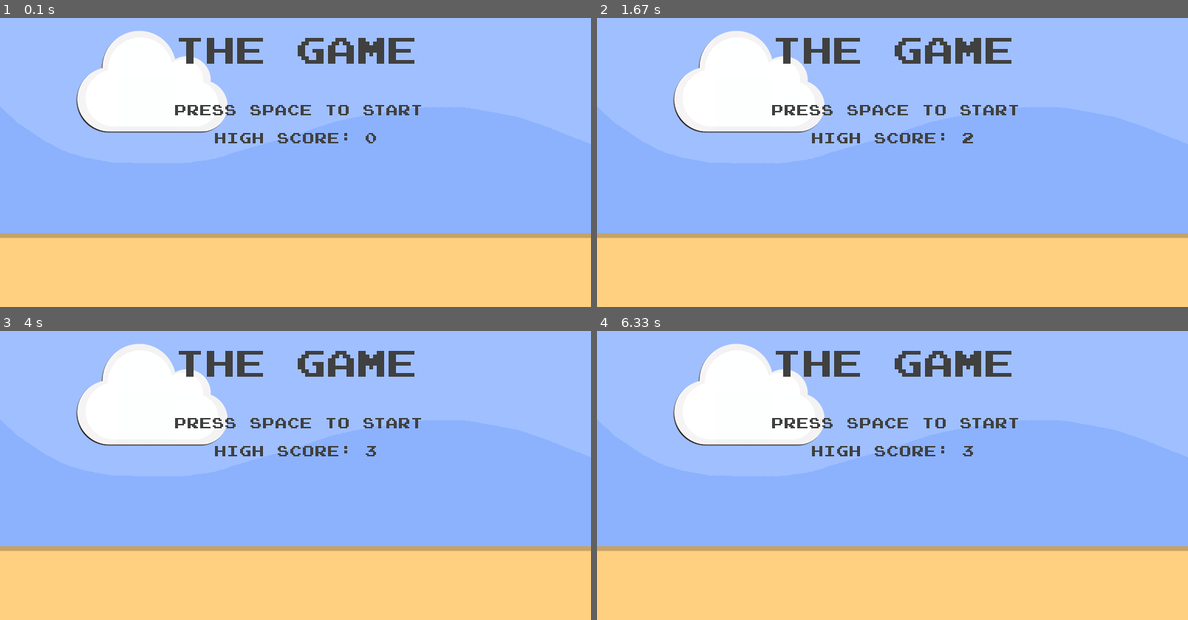
Above: before the commit, frames 1-4 (two rows, left to right).
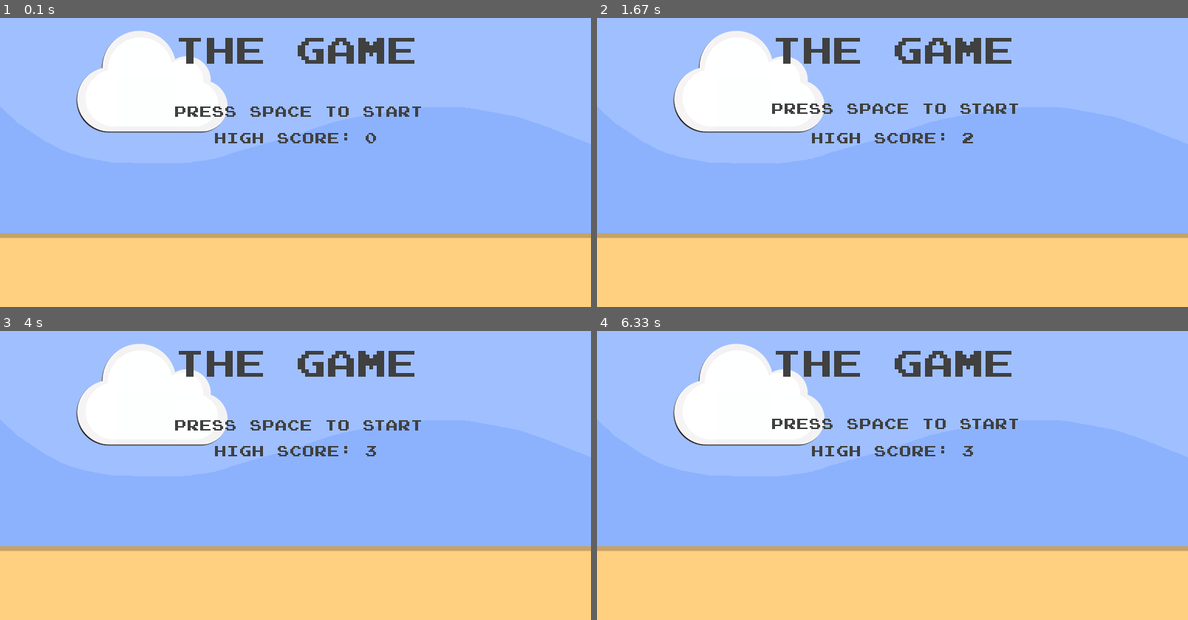
Above: after the commit, the same moments.

Repository: LiamBonato/First-PyGame
Game: pygame game, started from main.py
Same seed, same stepped clock (60 frames per second), same inputs: the game is played once before the commit and once after it.
Inputs:
- Up to frame 1 (0.1 s): no input
- Up to frame 2 (1.67 s): tap Space at 0.33 s; hold Right 0.67-1.13 s; hold Right 1.17-1.63 s
- Up to frame 3 (4 s): tap Space at 2.23 s; hold Down 2.57-2.87 s; hold Left 2.9-3.3 s; hold Right 3.33-3.97 s
- Up to frame 4 (6.33 s): hold Down 4-4.37 s; tap Space at 4.4 s; hold Left 4.73-5.2 s; hold Right 5.23-5.7 s; hold Right 5.73-6.2 s; hold Left from 6.23 s (still down)

The runs differ from the first frame. In frame 1, 0.5% of the frame differs, in the area x 29-72%, y 30-35%; in frame 2, 0.5%; in frame 3, 0.6%; in frame 4, 0.3%.

Commit message:
Added sounds, and banana power up

Diff:
--- a/main.py
+++ b/main.py
@@ -1,6 +1,7 @@
 import pygame
 import sys
 import random
+import math
 
 pygame.init()
 screen = pygame.display.set_mode((800,400))
@@ -12,18 +13,24 @@
 high_score = 0
 bonus_score = 0
 
+def player_image(invince_active):
+    global player_surf
+
+    if invince_active:
+        player_surf = player_invince
+    else:
+        player_surf = player
+
 # Surfaces
 background_surf = pygame.image.load('images/Background1.png').convert()
 
 ground_height = 300
 ground_surf = pygame.image.load('images/ground.png').convert()
 
-## Power Ups
-coin_surf = pygame.image.load('images/coin.png').convert_alpha()
-coin_rect = coin_surf.get_rect(midbottom = (400, 200))
-
 ## PLAYER
-player_surf = pygame.image.load('images/StickMan.png').convert_alpha()
+player_invince = pygame.image.load('images/StickMan_invince.png').convert_alpha()
+player = pygame.image.load('images/StickMan.png').convert_alpha()
+player_surf = player
 player_rect = player_surf.get_rect(midbottom = (100,300))
 
 # ENEMIES
@@ -55,7 +62,20 @@
 start_surf = game_font.render('Press Space to Start',False,(64,64,64))
 start_rect = title_surf.get_rect(center = (400,150))
 
-
+# Power ups
+# Banana = invincibility for 1 hit
+banana_active = False
+invince_active = False
+banana_surf = pygame.image.load('images/banana.png').convert_alpha()
+banana_rect = banana_surf.get_rect(midbottom = (0, 0))
+# Coin = +3 points
+coin_surf = pygame.image.load('images/coin.png').convert_alpha()
+coin_rect = coin_surf.get_rect(midbottom = (400, 200))
+
+# Sounds
+level_up = pygame.mixer.Sound('sounds/level_up.mp3')
+
+collided = False
 while True:
     for event in pygame.event.get():
         if event.type == pygame.QUIT:
@@ -79,10 +99,14 @@
                 player_speed = 0
             if event.key == pygame.K_SPACE and game_active == False:
                 game_active = True
+                invince_active = False
+                collided = False
                 start_time = pygame.time.get_ticks()
                 current_level = 1
                 bonus_score = 0
 
+
+    sin_waves = 3 * math.sin(pygame.time.get_ticks() / 100)
 
     screen.blit(background_surf,(0,0))
     screen.blit(ground_surf,(0,300))
@@ -110,6 +134,7 @@
         player_rect.y += player_gravity
         if player_rect.bottom >= ground_height: player_rect.bottom = ground_height
 
+        player_image(invince_active=invince_active)
         screen.blit(player_surf,player_rect)
 
         # Display Score
@@ -119,6 +144,17 @@
         screen.blit(score_surf,score_rect)
         if score > high_score: high_score = score
 
+        # Power ups
+        if score and score % 10 == 0 and not banana_active:
+            randgen = random.random()
+            if randgen < 0.05:
+                banana_active = True
+                randx = random.uniform(50, 750) // 1
+                randy = random.uniform(100, 250) // 1
+                banana_rect.x , banana_rect.y = randx, randy
+
+        if banana_active:
+            screen.blit(banana_surf, banana_rect)
 
         if current_level > 0:
             screen.blit(square_surf,square_rect)
@@ -166,21 +202,35 @@
                 else:
                     ufo_speed *= -1
 
+        # Enemy Collisions
         if player_rect.colliderect(square_rect) or player_rect.colliderect(square2_rect) or player_rect.colliderect(ufo_rect):
-            game_active = False
-            player_rect.x = 50
-            square_rect.x = 700
-            square_speed = 4
-            square2_rect.x = 850
-            square2_speed = 7
-            ufo_rect.x = 900
-            ufo_speed = 5.5
-
+            if invince_active:
+                collided = True
+            else:
+                game_active = False
+                player_rect.x = 50
+                square_rect.x = 700
+                square_speed = 4
+                square2_rect.x = 850
+                square2_speed = 7
+                ufo_rect.x = 900
+                ufo_speed = 5.5
+
+        else:
+            if collided:
+                invince_active = False
+                collided = False
+
+        # Power Up Collisions
         if player_rect.colliderect(coin_rect):
             bonus_score += 3
             randx = random.uniform(50, 750) // 1
             randy = random.uniform(100, 250) // 1
             coin_rect.x , coin_rect.y = randx, randy
+
+        if player_rect.colliderect(banana_rect):
+            invince_active = True
+            banana_active = False
 
         if score >= 50 and score < 100:
             current_level = 2
@@ -192,11 +242,10 @@
     else:
         HS_surf = game_font.render(f'High Score: {high_score}',False,(64,64,64))
         HS_rect = HS_surf.get_rect(center = (400,170))
+        start_rect.y = 120 + sin_waves
         screen.blit(title_surf,title_rect)
         screen.blit(start_surf,start_rect)
         screen.blit(HS_surf,HS_rect)
 
-
-
     pygame.display.update()
     clock.tick(60)
--- /dev/null
+++ b/toBeAdded.txt
@@ -0,0 +1,6 @@
+Noises upon collisions, maybe on jumps too,
+a screen to explain the controls and power ups
+add in power ups...
+    invincibility for certain time or for one hit
+something rude...
+change background based on level
Binary file added: images/StickMan_invince.png
Binary file added: images/banana.png
Not shown, added: sounds/level_up.mp3
